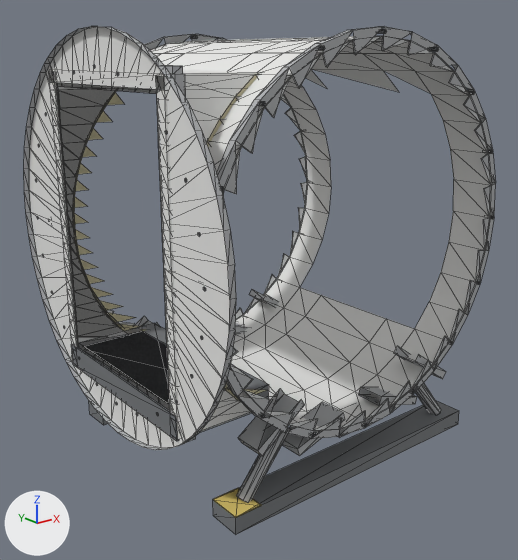
The glTF model models/kit/habWindowJL_steel.glb as it was, and as the next commit left it.
The view is the same before and after, from a camera (50 mm lens) standing at (-3.32, -3.99, 2.79) and looking at (-0.14, -0.02, 1.2). Every picture has the same lights, and +X, +Y and +Z are marked at lower left. The older version comes first. Mesh edges are drawn as thin lines. Vertices at exactly the same position are counted once.

The first picture shows 'habWindowJL_steel'.
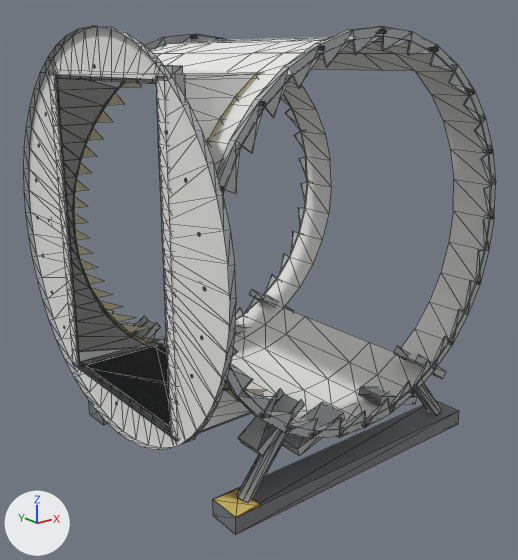
Boxes [x1, y1, x2, y2] around the edits, measured in the pictures (518 x 560 px; the box of a moved part takes in the faces that stretch with it):
```json
{"part": 1, "of": "me_base", "change": "deleted", "before": [284, 287, 414, 352]}
{"part": 2, "of": "me_base", "change": "deleted", "before": [305, 69, 430, 93]}
{"part": 3, "of": "me_base", "change": "moved or reshaped", "before": [65, 323, 269, 449], "after": [65, 338, 263, 449]}
{"part": 4, "of": "me_base", "change": "moved or reshaped", "before": [40, 26, 262, 119], "after": [40, 26, 262, 119]}
```

The change, as JSON lines over the scene's bpy script:
```json
{"block": "me_base", "where": "# used by ob_habwindowjl_steel; location = (0.0, 0.0, 0.0)"}
{"block": "me_base", "where": "# verts and faces of me_base; kept vertices keep their numbers, new ones are numbered from 1718"}
{"block": "me_base", "where": "# before: 9 (0.88, 0.67, 0.77) at pixel (299, 287), 11 (0.69, 0.67, 0.61) at pixel (283, 307), 64 (0.88, 0.38, 0.77) at pixel (321, 295), 65 (0.69, 0.38, 0.61) at pixel (305, 316), 80 (0.88, -0.38, 0.77) at pixel (386, 318)"}
{"block": "me_base", "where": "# before: 81 (0.69, -0.38, 0.61) at pixel (369, 342), 96 (0.88, -0.67, 0.77) at pixel (414, 328), 97 (0.69, -0.67, 0.61)"}
{"block": "me_base", "where": "# before: 55 (0.69, 0.67, 2.69), 78 (0.69, 0.38, 2.69) at pixel (310, 68), 79 (0.88, 0.38, 2.53) at pixel (327, 88), 94 (0.69, -0.38, 2.69) at pixel (382, 70), 95 (0.88, -0.38, 2.53) at pixel (399, 92)"}
{"block": "me_base", "where": "# before: 110 (0.69, -0.67, 2.69) at pixel (414, 70), 111 (0.88, -0.67, 2.53) at pixel (430, 93)"}
{"op": "remove", "block": "me_base", "code": "me_base.from_pydata(...)  # 1718 vertices, 2445 faces; spans x -1.35..1.3, y -1.3..1.3, z 0.0..2.95"}
{"op": "add", "block": "me_base", "code": "me_base.from_pydata(...)  # 1666 vertices, 2393 faces; spans x -1.35..1.3, y -1.3..1.3, z 0.0..2.95"}
{"block": "me_base", "change": "me_base part 1"}
{"op": "add", "block": "me_base", "code": "delete_vertices([64, 80])  # with the faces that use them"}
{"op": "add", "block": "me_base", "code": "delete_faces([(9, 65, 11)])"}
{"block": "me_base", "change": "me_base part 2"}
{"op": "add", "block": "me_base", "code": "delete_vertices([79, 95])  # with the faces that use them"}
{"op": "add", "block": "me_base", "code": "delete_faces([(94, 110, 111)])"}
{"block": "me_base", "change": "me_base part 3"}
{"block": "me_base", "change": "11 vertices are removed from x -1.31..-0.62, y -0.62..0.71, z 0.73..0.8"}
{"block": "me_base", "change": "23 faces are deleted"}
{"block": "me_base", "change": "4 vertices in x -1.33..-0.62, y -0.71..0.71, z 0.76..0.8 move by (0.0, 0.0, -0.15)"}
{"block": "me_base", "change": "12 vertices move from x -1.35..-1.31, y -0.77..0.77, z 0.6..0.8 to x -1.35..-1.31, y -0.69..0.69, z 0.55..0.65"}
{"block": "me_base", "change": "7 vertices are added at x -1.31..-0.59, y -0.62..0.71, z 0.61..0.65"}
{"block": "me_base", "change": "6 new faces join them, mat_clad"}
{"block": "me_base", "change": "13 new faces join them, mat_steel"}
{"block": "me_base", "change": "me_base part 4"}
{"block": "me_base", "change": "3 vertices are removed from x -0.63..-0.62, y -0.71..0.62, z 2.57..2.62"}
{"block": "me_base", "change": "7 faces are deleted"}
{"block": "me_base", "change": "14 vertices in x -1.32..-0.62, y -0.71..0.71, z 2.6..2.62 move by (0.0, 0.0, 0.05)"}
{"block": "me_base", "change": "10 vertices move from x -1.35..-1.31, y -0.71..0.71, z 2.6..2.74 to x -1.35..-1.31, y -0.69..0.69, z 2.65..2.75"}
{"block": "me_base", "change": "1 vertex is added at (-0.62, -0.71, 2.67)"}
{"block": "me_base", "change": "4 new faces join them, mat_clad"}
{"block": "me_base", "change": "other edits to the shape of me_base do not show in these pictures"}
```
